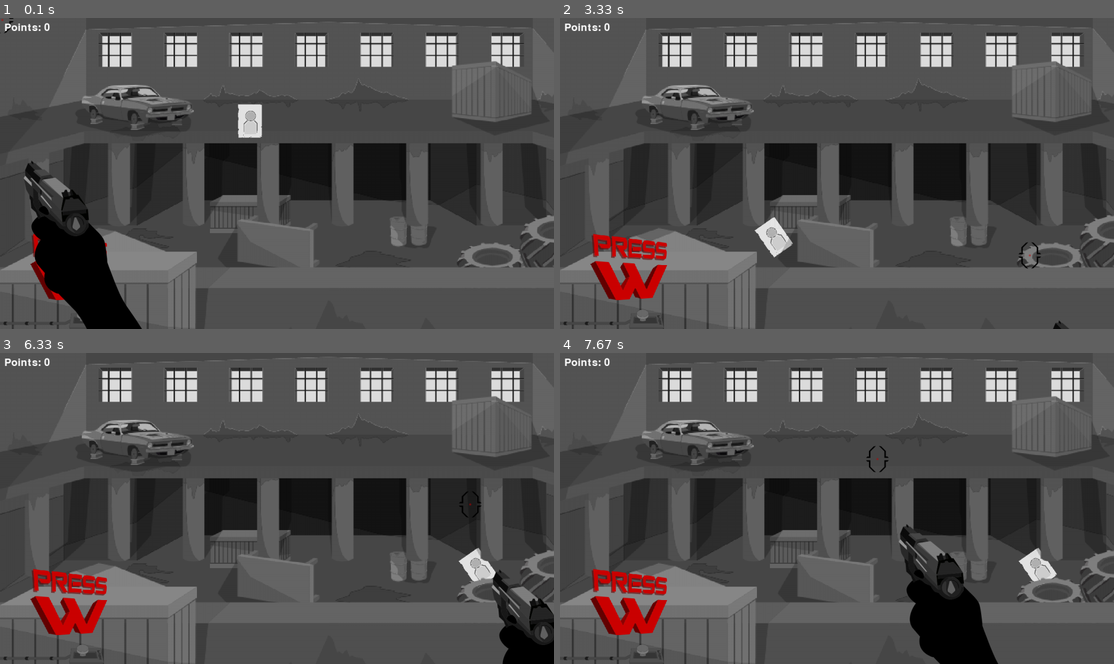
Above: before the commit, frames 1-4 (two rows, left to right).
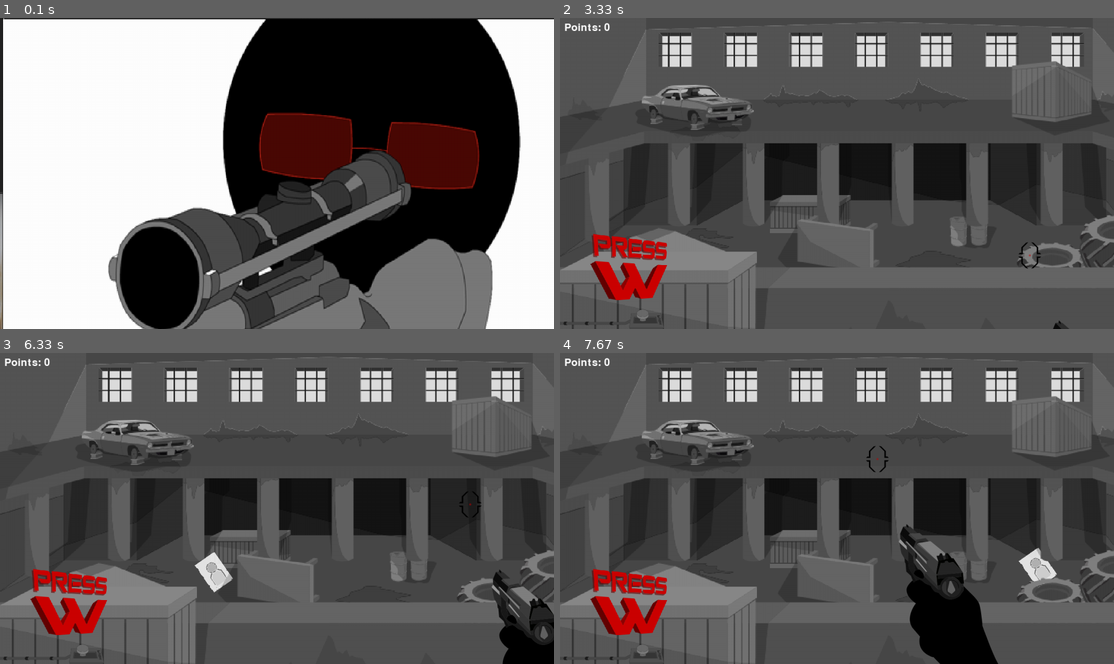
Above: after the commit, the same moments.

Repository: insper-classroom/projeto-pygame-branco
Game: pygame game, started from GAME/game.py
The game is run twice, just before and just after one commit, with the same random seed, the same clock (stepped at 60 frames per second) and the same inputs.
Inputs (mouse positions are in pixels of both pictures, inside the frame that each line leads up to):
- Up to frame 1 (0.1 s): no input
- Up to frame 2 (3.33 s): tap Enter at 0.33 s; click (704, 176) at 0.72 s; click (920, 64) at 1.05 s; click (903, 201) at 1.38 s; click (704, 111) at 1.72 s; click (842, 204) at 2.05 s; click (1047, 291) at 2.38 s; click (748, 70) at 2.72 s; click (1030, 254) at 3.05 s
- Up to frame 3 (6.33 s): click (476, 483) at 3.38 s; click (105, 468) at 3.72 s; click (110, 402) at 4.05 s; click (144, 561) at 4.38 s; click (155, 452) at 4.72 s; click (155, 483) at 5.05 s; click (155, 449) at 5.38 s; click (105, 527) at 5.72 s; click (470, 505) at 6.05 s
- Up to frame 4 (7.67 s): click (1008, 583) at 6.38 s; click (709, 614) at 6.72 s; click (643, 617) at 7.05 s; click (875, 458) at 7.38 s

The runs differ from the first frame. In frame 1, 91% of the frame differs, in the area x 0-100%, y 0-100%; in frame 2, 0.5%; in frame 3, 0.9%; in frame 4, nothing differs.

Commit message:
tela_inicial.1

Diff:
--- a/GAME/draw.py
+++ b/GAME/draw.py
@@ -24,12 +24,17 @@
     self.last_shoot_time = -1
 
 
+  #tela inicial Luise
+  def draw_initial_screen(self, screen):
+    screen.blit(self.assets['tela_inicial'], (0, 0))
+    pygame.display.update()
+
+
   def draw_sr(self, screen):
 
     # implementar o start do game
     if self.state['sr_started']:
       pass
-
 
     mouse_pos_x, mouse_pos_y = self.state['fired_pos']
 
@@ -38,7 +43,6 @@
     target_time = self.cronometer // 1500
 
     shoot_time = self.cronometer // 200
-
 
     if self.last_target_time != target_time:
       self.random_number = randint(0, 10)
@@ -110,7 +114,6 @@
       self.state['fired_mark'] = False
     self.last_shoot_time = shoot_time
 
-
     # POINTS - Luise
     font = pygame.font.Font(None, 36)
     points = self.state['points_sr']
--- a/GAME/events.py
+++ b/GAME/events.py
@@ -26,6 +26,10 @@
 
       # if player kills game
       if event.type == pygame.KEYDOWN:
+
+        if event.key == pygame.K_RETURN:
+          self.state['initial_screen'] = True
+
         if event.key == pygame.K_ESCAPE:
           return False
           # ----- #
--- a/GAME/game.py
+++ b/GAME/game.py
@@ -38,6 +38,7 @@
       'button_on': pygame.image.load('assets/botao_on.png'),
       'press_w': pygame.transform.scale(pygame.image.load('assets/press_w.png'), (177, 153)),
       'button': pygame.image.load('assets/botao_off.png'),
+      'tela_inicial': pygame.transform.scale(pygame.image.load('assets/home_screen.png'), (screen_w + 100, screen_h + 155)),
       'target_sr': [
         pygame.transform.rotate(target, -30), # 0
         target, # 1
@@ -63,6 +64,8 @@
 
     # state ----------------------------- #
     self.state = {
+
+    'initial_screen': False,
 
     # if running == True, game runs
     'running': True,
@@ -98,15 +101,17 @@
 
     # main loop
     while self.state['running']:
-
       # import class events
       loop = events(self.assets, self.state, self.clock)
 
-      # draw window
-      draw_win.draw_sr(self.screen)
-
       # while running == True, loop runs
       self.state['running'] = loop.all_events()
+
+      # draw window
+      if self.state['initial_screen'] == False:
+        draw_win.draw_initial_screen(self.screen)
+      else:
+        draw_win.draw_sr(self.screen)
 
 
 # run the game
Binary file added: GAME/assets/home_screen.png
Not shown, changed: .DS_Store
